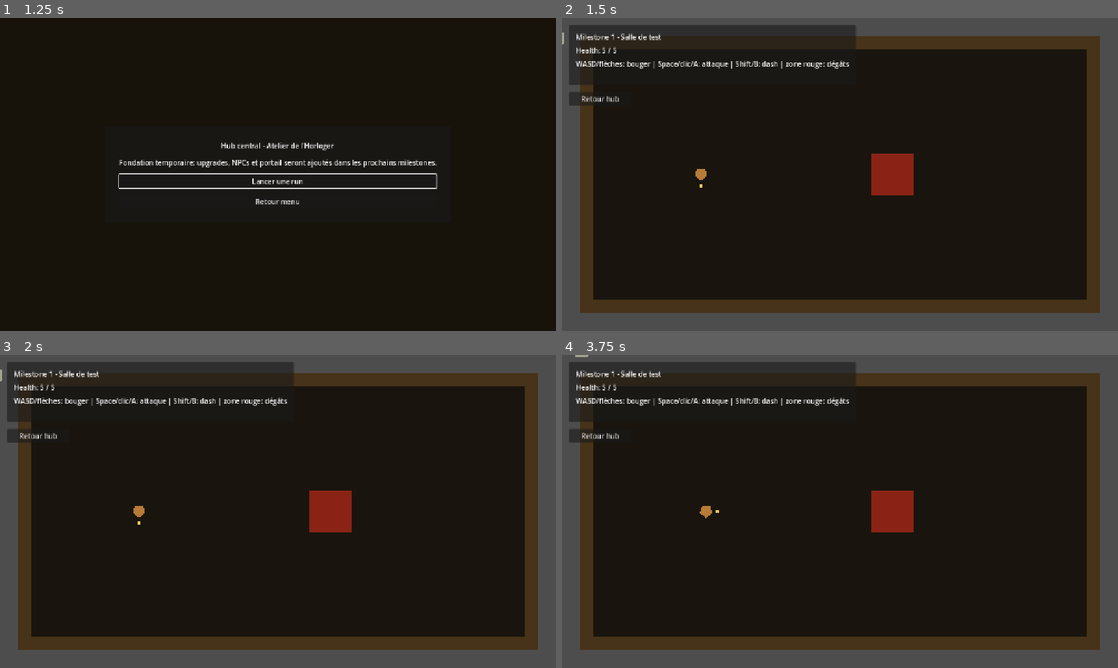
Above: before the commit, frames 1-4 (two rows, left to right).
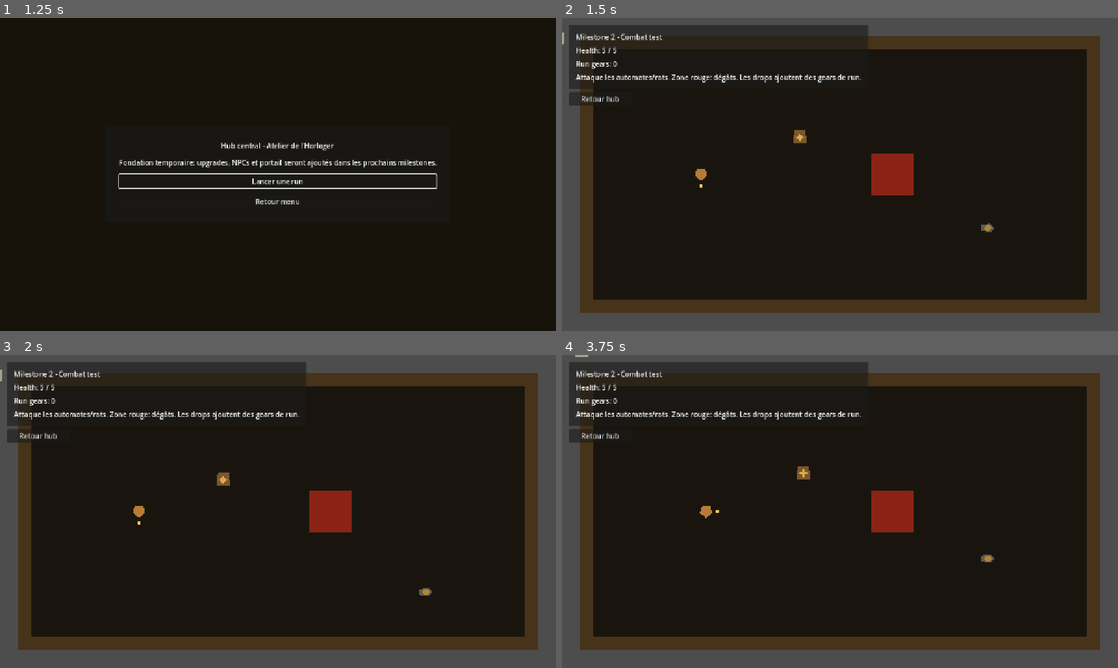
Above: after the commit, the same moments.

Repository: shibii1111/hermes-godot-topdown
Game: Godot game, scene res://scenes/main/GameRoot.tscn
The game is run twice, just before and just after one commit, with the same random seed, the same clock (stepped at 60 frames per second) and the same inputs.
Inputs:
- Up to frame 1 (1.25 s): click "Commencer" at 0.5 s
- Up to frame 2 (1.5 s): click "Lancer une run" at 1.25 s
- Up to frame 3 (2 s): no input
- Up to frame 4 (3.75 s): click "Retour hub" at 2 s; click "Retour menu" at 2.75 s; tap Enter at 3.5 s; hold D (move_right) from 3.53 s (still down); tap Space (attack) at 3.6 s

Frame 1 is identical in both runs. In frame 2, 1.5% of the frame differs, in the area x 1-78%, y 2-69%; in frame 3, 1.5%; in frame 4, 1.5%, in the area x 1-78%, y 2-67%.

Commit message:
feat: add basic clockpunk enemies

Diff:
--- a/scenes/dungeon/TestRoom.tscn
+++ b/scenes/dungeon/TestRoom.tscn
@@ -1,8 +1,10 @@
-[gd_scene load_steps=6 format=3 uid="uid://roguewatch_test_room"]
+[gd_scene load_steps=8 format=3 uid="uid://roguewatch_test_room"]
 
 [ext_resource type="Script" path="res://scripts/dungeon/test_room.gd" id="1_test_room"]
 [ext_resource type="PackedScene" path="res://scenes/player/Player.tscn" id="2_player"]
 [ext_resource type="Script" path="res://scripts/combat/damage_zone.gd" id="3_damage_zone"]
+[ext_resource type="PackedScene" path="res://scenes/enemies/EnemyAutomaton.tscn" id="4_automaton"]
+[ext_resource type="PackedScene" path="res://scenes/enemies/EnemyMechanicalRat.tscn" id="5_rat"]
 
 [sub_resource type="RectangleShape2D" id="RectangleShape2D_damage_zone"]
 size = Vector2(96, 96)
@@ -49,6 +51,14 @@
 [node name="CollisionShape2D" type="CollisionShape2D" parent="DamageCog"]
 shape = SubResource("RectangleShape2D_damage_zone")
 
+[node name="Enemies" type="Node2D" parent="."]
+
+[node name="EnemyAutomaton" parent="Enemies" groups=["enemies"] instance=ExtResource("4_automaton")]
+position = Vector2(560, 270)
+
+[node name="EnemyMechanicalRat" parent="Enemies" groups=["enemies"] instance=ExtResource("5_rat")]
+position = Vector2(980, 460)
+
 [node name="CanvasLayer" type="CanvasLayer" parent="."]
 
 [node name="HUDPanel" type="PanelContainer" parent="CanvasLayer"]
@@ -70,16 +80,21 @@
 
 [node name="TitleLabel" type="Label" parent="CanvasLayer/HUDPanel/MarginContainer/VBoxContainer"]
 layout_mode = 2
-text = "Milestone 1 - Salle de test"
+text = "Milestone 2 - Combat test"
 
 [node name="HealthLabel" type="Label" parent="CanvasLayer/HUDPanel/MarginContainer/VBoxContainer"]
 unique_name_in_owner = true
 layout_mode = 2
 text = "Health: 5 / 5"
 
+[node name="CurrencyLabel" type="Label" parent="CanvasLayer/HUDPanel/MarginContainer/VBoxContainer"]
+unique_name_in_owner = true
+layout_mode = 2
+text = "Run gears: 0"
+
 [node name="HintLabel" type="Label" parent="CanvasLayer/HUDPanel/MarginContainer/VBoxContainer"]
 layout_mode = 2
-text = "WASD/flèches: bouger | Space/clic/A: attaque | Shift/B: dash | zone rouge: dégâts"
+text = "Attaque les automates/rats. Zone rouge: dégâts. Les drops ajoutent des gears de run."
 
 [node name="ReturnHubButton" type="Button" parent="CanvasLayer"]
 unique_name_in_owner = true
--- /dev/null
+++ b/scenes/enemies/EnemyAutomaton.tscn
@@ -0,0 +1,73 @@
+[gd_scene load_steps=11 format=3 uid="uid://roguewatch_enemy_automaton"]
+
+[ext_resource type="Script" path="res://scripts/enemies/enemy_automaton.gd" id="1_enemy"]
+[ext_resource type="Script" path="res://scripts/combat/health_component.gd" id="2_health"]
+[ext_resource type="Script" path="res://scripts/enemies/enemy_ai_chase.gd" id="3_chase"]
+[ext_resource type="Script" path="res://scripts/enemies/enemy_ai_patrol.gd" id="4_patrol"]
+[ext_resource type="Script" path="res://scripts/combat/hurtbox.gd" id="5_hurtbox"]
+[ext_resource type="Script" path="res://scripts/combat/hitbox.gd" id="6_hitbox"]
+
+[sub_resource type="CircleShape2D" id="body_shape"]
+radius = 14.0
+
+[sub_resource type="CircleShape2D" id="hurt_shape"]
+radius = 16.0
+
+[sub_resource type="CircleShape2D" id="contact_shape"]
+radius = 18.0
+
+[node name="EnemyAutomaton" type="CharacterBody2D"]
+collision_layer = 1
+collision_mask = 1
+script = ExtResource("1_enemy")
+move_speed = 72.0
+contact_damage = 1
+drop_currency = 2
+
+[node name="BodyVisual" type="Polygon2D" parent="."]
+unique_name_in_owner = true
+color = Color(0.48, 0.34, 0.18, 1)
+polygon = PackedVector2Array(-13, -16, 13, -16, 16, 14, -16, 14)
+
+[node name="GearVisual" type="Polygon2D" parent="."]
+color = Color(0.86, 0.67, 0.28, 1)
+polygon = PackedVector2Array(0, -10, 4, -4, 10, 0, 4, 4, 0, 10, -4, 4, -10, 0, -4, -4)
+
+[node name="CollisionShape2D" type="CollisionShape2D" parent="."]
+shape = SubResource("body_shape")
+
+[node name="Components" type="Node" parent="."]
+
+[node name="HealthComponent" type="Node" parent="Components"]
+unique_name_in_owner = true
+script = ExtResource("2_health")
+max_health = 3
+
+[node name="EnemyAIChase" type="Node" parent="Components"]
+unique_name_in_owner = true
+script = ExtResource("3_chase")
+aggro_range = 260.0
+
+[node name="EnemyAIPatrol" type="Node" parent="Components"]
+unique_name_in_owner = true
+script = ExtResource("4_patrol")
+switch_interval = 1.4
+
+[node name="Hurtbox" type="Area2D" parent="."]
+collision_layer = 2
+collision_mask = 0
+script = ExtResource("5_hurtbox")
+health_component_path = NodePath("../Components/HealthComponent")
+
+[node name="CollisionShape2D" type="CollisionShape2D" parent="Hurtbox"]
+shape = SubResource("hurt_shape")
+
+[node name="ContactHitbox" type="Area2D" parent="."]
+unique_name_in_owner = true
+collision_layer = 0
+collision_mask = 2
+script = ExtResource("6_hitbox")
+damage_amount = 1
+
+[node name="CollisionShape2D" type="CollisionShape2D" parent="ContactHitbox"]
+shape = SubResource("contact_shape")
--- /dev/null
+++ b/scenes/enemies/EnemyMechanicalRat.tscn
@@ -0,0 +1,73 @@
+[gd_scene load_steps=11 format=3 uid="uid://roguewatch_enemy_mechanical_rat"]
+
+[ext_resource type="Script" path="res://scripts/enemies/enemy_mechanical_rat.gd" id="1_enemy"]
+[ext_resource type="Script" path="res://scripts/combat/health_component.gd" id="2_health"]
+[ext_resource type="Script" path="res://scripts/enemies/enemy_ai_chase.gd" id="3_chase"]
+[ext_resource type="Script" path="res://scripts/enemies/enemy_ai_patrol.gd" id="4_patrol"]
+[ext_resource type="Script" path="res://scripts/combat/hurtbox.gd" id="5_hurtbox"]
+[ext_resource type="Script" path="res://scripts/combat/hitbox.gd" id="6_hitbox"]
+
+[sub_resource type="CircleShape2D" id="body_shape"]
+radius = 10.0
+
+[sub_resource type="CircleShape2D" id="hurt_shape"]
+radius = 12.0
+
+[sub_resource type="CircleShape2D" id="contact_shape"]
+radius = 14.0
+
+[node name="EnemyMechanicalRat" type="CharacterBody2D"]
+collision_layer = 1
+collision_mask = 1
+script = ExtResource("1_enemy")
+move_speed = 125.0
+contact_damage = 1
+drop_currency = 1
+
+[node name="BodyVisual" type="Polygon2D" parent="."]
+unique_name_in_owner = true
+color = Color(0.36, 0.36, 0.34, 1)
+polygon = PackedVector2Array(-14, -7, 6, -10, 16, 0, 6, 10, -14, 7)
+
+[node name="GearVisual" type="Polygon2D" parent="."]
+color = Color(0.7, 0.52, 0.22, 1)
+polygon = PackedVector2Array(-3, -7, 3, -7, 7, -3, 7, 3, 3, 7, -3, 7, -7, 3, -7, -3)
+
+[node name="CollisionShape2D" type="CollisionShape2D" parent="."]
+shape = SubResource("body_shape")
+
+[node name="Components" type="Node" parent="."]
+
+[node name="HealthComponent" type="Node" parent="Components"]
+unique_name_in_owner = true
+script = ExtResource("2_health")
+max_health = 2
+
+[node name="EnemyAIChase" type="Node" parent="Components"]
+unique_name_in_owner = true
+script = ExtResource("3_chase")
+aggro_range = 310.0
+
+[node name="EnemyAIPatrol" type="Node" parent="Components"]
+unique_name_in_owner = true
+script = ExtResource("4_patrol")
+switch_interval = 0.8
+
+[node name="Hurtbox" type="Area2D" parent="."]
+collision_layer = 2
+collision_mask = 0
+script = ExtResource("5_hurtbox")
+health_component_path = NodePath("../Components/HealthComponent")
+
+[node name="CollisionShape2D" type="CollisionShape2D" parent="Hurtbox"]
+shape = SubResource("hurt_shape")
+
+[node name="ContactHitbox" type="Area2D" parent="."]
+unique_name_in_owner = true
+collision_layer = 0
+collision_mask = 2
+script = ExtResource("6_hitbox")
+damage_amount = 1
+
+[node name="CollisionShape2D" type="CollisionShape2D" parent="ContactHitbox"]
+shape = SubResource("contact_shape")
--- a/scripts/combat/hitbox.gd
+++ b/scripts/combat/hitbox.gd
@@ -37,6 +37,8 @@
 func _on_area_entered(area: Area2D) -> void:
 	if not monitoring or _already_hit.has(area):
 		return
+	if source != null and source.is_ancestor_of(area):
+		return
 	if not area.has_method("receive_damage"):
 		return
 	_already_hit.append(area)
--- a/scripts/dungeon/test_room.gd
+++ b/scripts/dungeon/test_room.gd
@@ -5,7 +5,10 @@
 
 @onready var player: Node = %Player
 @onready var health_label: Label = %HealthLabel
+@onready var currency_label: Label = %CurrencyLabel
 @onready var return_hub_button: Button = %ReturnHubButton
+
+var run_currency: int = 0
 
 
 ## Connecte le joueur et les contrôles UI de test.
@@ -13,12 +16,34 @@
 	player.health_changed.connect(_on_player_health_changed)
 	player.died.connect(_on_player_died)
 	return_hub_button.pressed.connect(_on_return_hub_pressed)
+	_connect_enemies()
 	_on_player_health_changed(player.health_component.current_health, player.health_component.max_health)
+	_update_currency_label()
 
 
 ## Met à jour l'affichage de vie du joueur.
 func _on_player_health_changed(current_health: int, max_health: int) -> void:
 	health_label.text = "Health: %d / %d" % [current_health, max_health]
+
+
+## Connecte les ennemis présents dans la salle au joueur et au système de drops.
+func _connect_enemies() -> void:
+	for enemy in get_tree().get_nodes_in_group("enemies"):
+		if enemy.has_method("set_target"):
+			enemy.set_target(player)
+		if enemy.has_signal("died"):
+			enemy.died.connect(_on_enemy_died)
+
+
+## Ajoute la currency de run lâchée par un ennemi mort.
+func _on_enemy_died(_enemy: Node, currency_value: int) -> void:
+	run_currency += currency_value
+	_update_currency_label()
+
+
+## Met à jour l'affichage de currency gagnée pendant la run de test.
+func _update_currency_label() -> void:
+	currency_label.text = "Run gears: %d" % run_currency
 
 
 ## Simule la boucle roguelite minimale: à la mort, retour au hub.
--- /dev/null
+++ b/scripts/enemies/enemy_ai_chase.gd
@@ -0,0 +1,16 @@
+extends Node
+class_name EnemyAIChase
+
+## IA simple de poursuite: si une cible est dans la portée d'aggro, retourner une direction vers elle.
+
+@export var aggro_range: float = 260.0
+
+
+## Calcule la direction de chase vers la cible, ou zéro si aucune cible valide/proche.
+func get_chase_direction(owner_node: Node2D, target: Node2D) -> Vector2:
+	if owner_node == null or target == null:
+		return Vector2.ZERO
+	var to_target := target.global_position - owner_node.global_position
+	if to_target.length() > aggro_range:
+		return Vector2.ZERO
+	return to_target.normalized()
--- /dev/null
+++ b/scripts/enemies/enemy_ai_patrol.gd
@@ -0,0 +1,19 @@
+extends Node
+class_name EnemyAIPatrol
+
+## IA de patrouille lisible: marche dans une direction puis alterne après un délai.
+
+@export var switch_interval: float = 1.25
+
+var _time_remaining: float = 0.0
+var _direction_index: int = 0
+var _directions: Array[Vector2] = [Vector2.RIGHT, Vector2.DOWN, Vector2.LEFT, Vector2.UP]
+
+
+## Retourne une direction de patrouille stable et cyclique.
+func get_patrol_direction(delta: float) -> Vector2:
+	_time_remaining -= delta
+	if _time_remaining <= 0.0:
+		_time_remaining = switch_interval
+		_direction_index = (_direction_index + 1) % _directions.size()
+	return _directions[_direction_index]
--- /dev/null
+++ b/scripts/enemies/enemy_automaton.gd
@@ -0,0 +1,4 @@
+extends "res://scripts/enemies/enemy_base.gd"
+class_name EnemyAutomaton
+
+## Automate lent et robuste, premier ennemi clockpunk du prototype.
--- /dev/null
+++ b/scripts/enemies/enemy_base.gd
@@ -0,0 +1,78 @@
+extends CharacterBody2D
+class_name EnemyBase
+
+## Base commune des ennemis clockpunk.
+## Elle gère ciblage, mouvement IA simple, health/damage, dégâts au contact et drop minimal.
+
+signal died(enemy: Node, currency_value: int)
+
+@export var move_speed: float = 85.0
+@export var contact_damage: int = 1
+@export var drop_currency: int = 1
+@export var hit_flash_time: float = 0.08
+
+@onready var health_component: Node = %HealthComponent
+@onready var chase_ai: Node = %EnemyAIChase
+@onready var patrol_ai: Node = %EnemyAIPatrol
+@onready var body_visual: Polygon2D = %BodyVisual
+@onready var contact_hitbox: Node = %ContactHitbox
+
+var target: Node2D = null
+var _flash_remaining: float = 0.0
+var _base_color: Color = Color.WHITE
+
+
+## Configure les signaux et les valeurs initiales de l'ennemi.
+func _ready() -> void:
+	_base_color = body_visual.color
+	health_component.damaged.connect(_on_damaged)
+	health_component.died.connect(_on_died)
+	contact_hitbox.damage_amount = contact_damage
+	contact_hitbox.activate(self, Vector2.ZERO)
+
+
+## Met à jour l'IA, le déplacement et le feedback visuel de hit.
+func _physics_process(delta: float) -> void:
+	_update_hit_flash(delta)
+	var direction := _choose_move_direction(delta)
+	velocity = direction * move_speed
+	move_and_slide()
+
+
+## Définit la cible poursuivie par l'ennemi.
+func set_target(next_target: Node2D) -> void:
+	target = next_target
+
+
+## Point d'entrée pour recevoir des dégâts depuis une hitbox du joueur.
+func receive_damage(damage_data: Resource) -> void:
+	health_component.apply_damage(damage_data)
+
+
+## Choisit chase si possible, sinon patrouille.
+func _choose_move_direction(delta: float) -> Vector2:
+	var chase_direction: Vector2 = chase_ai.get_chase_direction(self, target)
+	if chase_direction != Vector2.ZERO:
+		return chase_direction
+	return patrol_ai.get_patrol_direction(delta)
+
+
+## Lance un flash visuel quand l'ennemi subit un hit.
+func _on_damaged(_amount: int) -> void:
+	_flash_remaining = hit_flash_time
+	body_visual.color = Color(1.0, 0.92, 0.72, 1.0)
+
+
+## Restaure la couleur de base après le flash de hit.
+func _update_hit_flash(delta: float) -> void:
+	if _flash_remaining <= 0.0:
+		return
+	_flash_remaining = maxf(0.0, _flash_remaining - delta)
+	if _flash_remaining == 0.0:
+		body_visual.color = _base_color
+
+
+## Émet le drop puis retire l'ennemi de la scène.
+func _on_died() -> void:
+	died.emit(self, drop_currency)
+	queue_free()
--- /dev/null
+++ b/scripts/enemies/enemy_mechanical_rat.gd
@@ -0,0 +1,4 @@
+extends "res://scripts/enemies/enemy_base.gd"
+class_name EnemyMechanicalRat
+
+## Rat mécanique rapide et fragile, utilisé pour tester le contraste de comportements ennemis.
--- /dev/null
+++ b/scripts/enemies/enemy_stats.gd
@@ -0,0 +1,11 @@
+extends Resource
+class_name EnemyStats
+
+## Données configurables d'un ennemi clockpunk.
+## Les scènes concrètes utilisent cette ressource pour éviter les valeurs magiques dans l'IA.
+
+@export var max_health: int = 3
+@export var move_speed: float = 90.0
+@export var contact_damage: int = 1
+@export var drop_currency: int = 1
+@export var aggro_range: float = 260.0
Not shown, changed: docs/milestones.md
